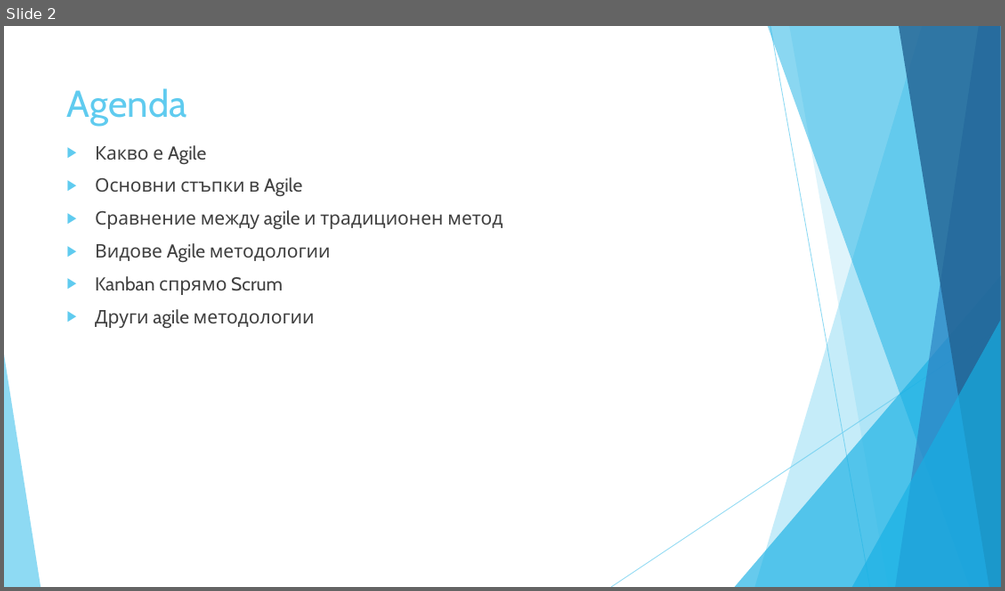
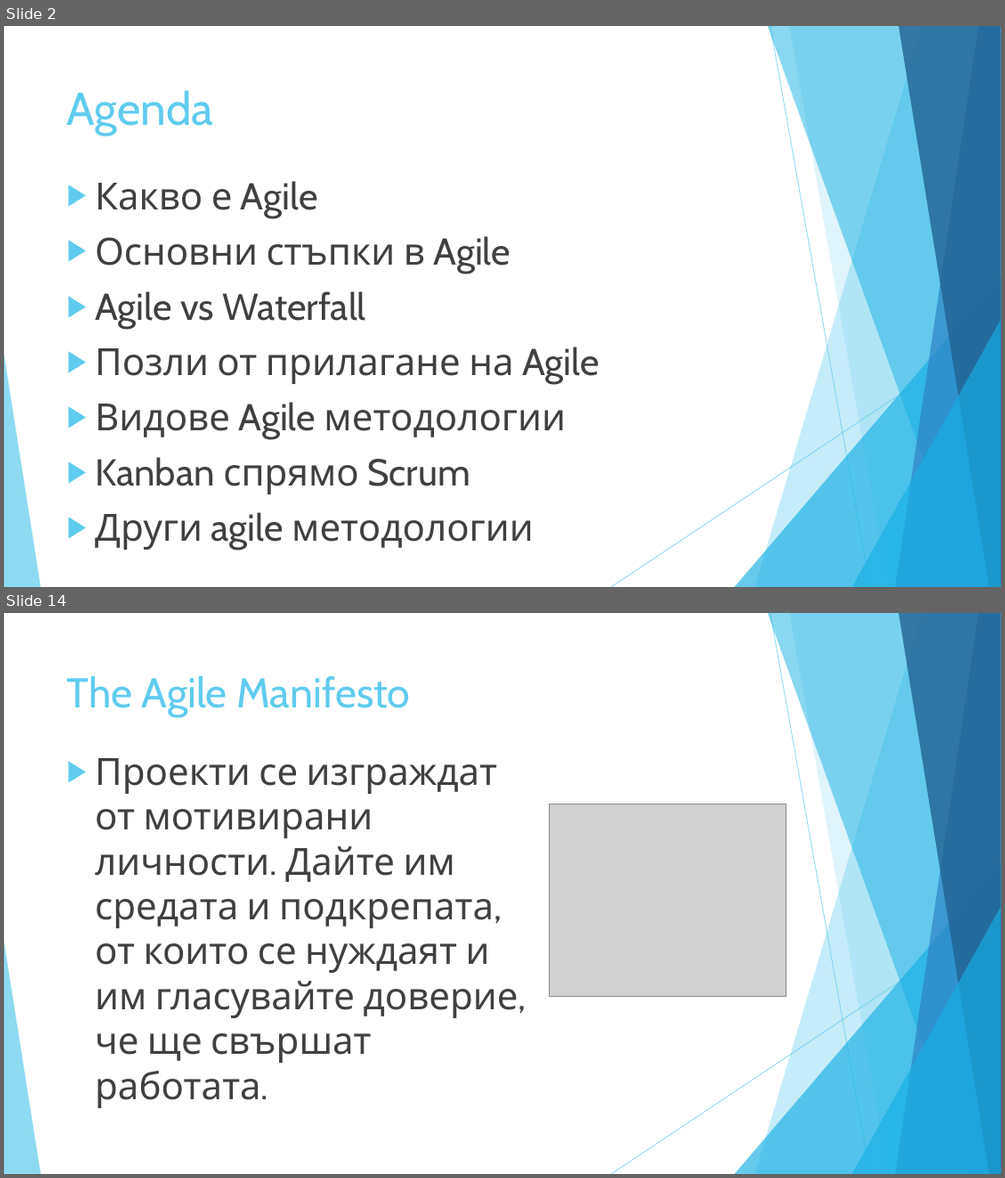
Before and after one commit to vtasheva/coursework-customer-requirements, a slide deck: Coursework - presentation.pptx. Shown one above the other, each under a label of ours: slide 2 before the commit, slides 2 and 14 after it; the slides between them are not shown. The pictures are 1005x591 and 1005x1178 pixels, drawn with LibreOffice and Linux fonts; fonts in the diff are those of the drawing; grey boxes stand for pictures. Boxes give left, top, right and bottom in pixels: in the first picture for what was removed or moved away, otherwise in the second. Text is boxed around its words. In the diff, an @@ line names an element or a change of style, - is before the commit and + after.

```diff
--- a/Coursework - presentation.pptx
+++ b/Coursework - presentation.pptx
@@ slide 14 added at (4,613,1001,1174), background #FFFFFF; not listed: 10 template elements that a slide beside it also shows @@
@@ title added at (67,676,410,718), 40 pt, text #5FCBEF @@
+The Agile Manifesto
@@ text added at (95,758,518,1108), 36 pt, text #404040 @@
+▶ Проекти се изграждат от мотивирани личности. Дайте им средата и подкрепата, от които се нуждаят и им гласувайте доверие, че ще свършат работата.
@@ picture added at (550,803,785,996) @@
@@ slide 2 changed as well @@
@@ title "Agenda" at (67,90,214,135): size 36 to 44 pt @@
@@ text "Какво е Agile": place and size @@
-text "Какво е Agile" at (95,145,502,328)
+text "Какво е Agile" at (95,181,599,549)
@@ text at (95,181,566,549): size 18 to 36 pt in "Какво е Agile", "Основни стъпки в Agile", "Видове Agile методологии", "Kanban спрямо Scrum" and 1 more places @@
@@ text at (95,291,599,384): text changed; size 18 to 36 pt @@
-▶ Сравнение между agile и традиционен метод
+▶ Agile vs Waterfall
+▶ Позли от прилагане на Agile
```
Also in this commit, not shown: 1 other slide changed, 18 other slides added, 1 other file.
